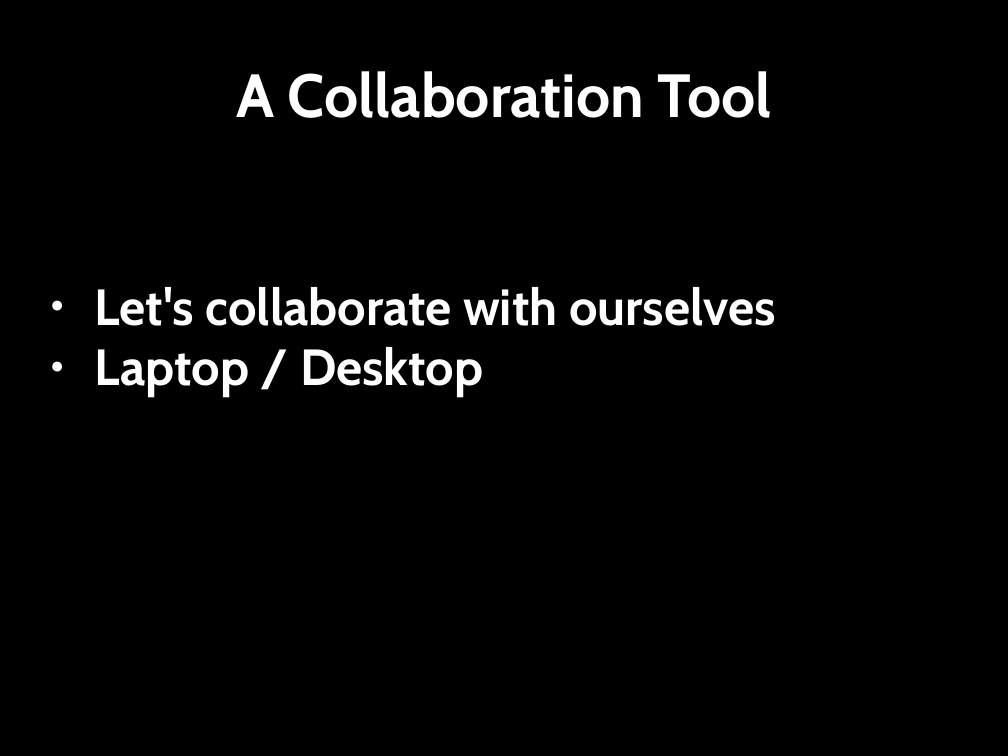
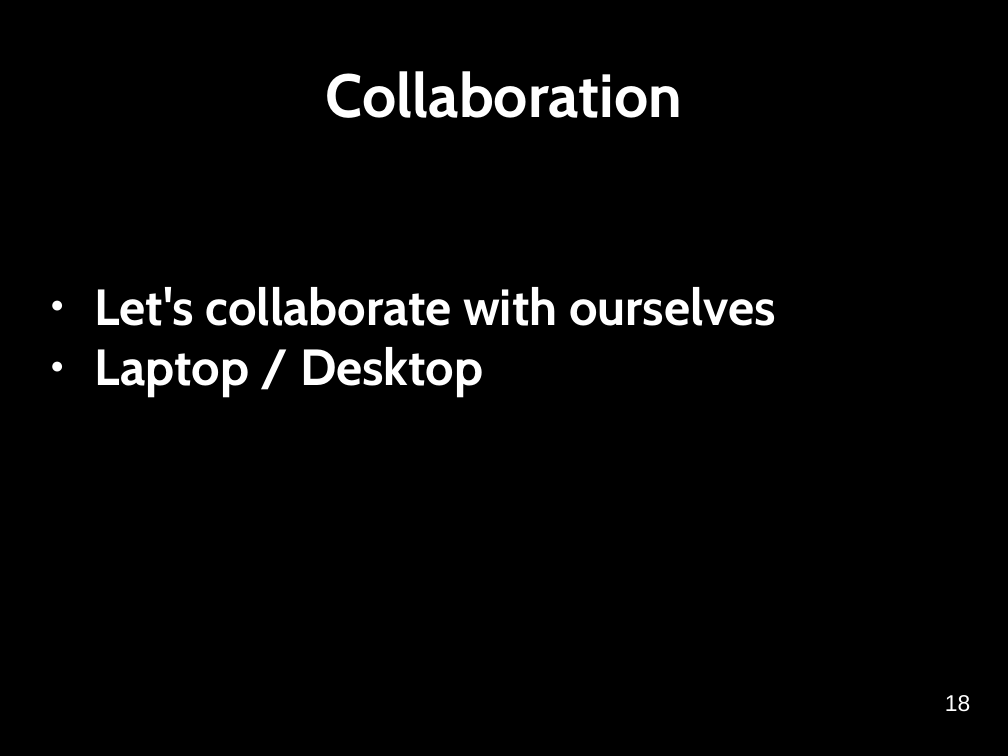
Before and after one commit to softwaresaved/NGCMGSoton-2015-06-21, a slide deck: slide 18 of novice/git/version-control-with-git-slides.odp (slide 17 before the commit). Drawn at 1008x756 pixels with LibreOffice and Linux fonts; fonts in the diff are those of the drawing. Boxes give left, top, right and bottom in pixels: in the first picture for what was removed or moved away, otherwise in the second. Text is boxed around its words. In the diff, an @@ line names an element or a change of style, - is before the commit and + after.

```diff
--- a/novice/git/version-control-with-git-slides.odp
+++ b/novice/git/version-control-with-git-slides.odp
@@ title at (326,71,682,118): text changed @@
-A Collaboration Tool
+Collaboration
@@ text added at (945,695,970,712), 18 pt, text #FFFFFF @@
+18
```
Also in this commit, not shown: 15 other slides changed, 6 slides added, 3 slides removed, 16 other files.
